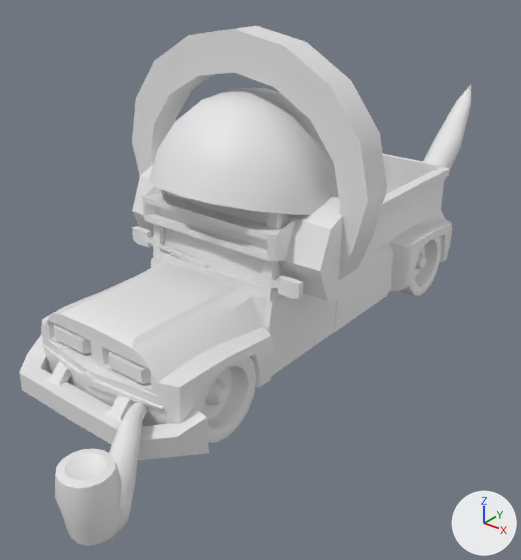
Two versions of the Blender file Documentacao/Modelos/Cenário/Modelos3D/Claudio/Blender/Carro gameCorrigindo.blend, one commit apart.
Rendered twice from a 50 mm camera at (5.22, -3.81, 4.95) aimed at (-0.07, 2.8, 0.85). The lights are fixed; the arrows at lower right show +X, +Y and +Z.

In view in the first picture: 'BoneRadical', 'CabineCarro', 'CachimboDeBolha', 'CapoCarro', 'CarroceriaCarro', 'FoneDeOuvido', 'PortaCarroceria ', 'PortaDir', 'RaboDeLargarto', 'RodaFrenteEsq', 'RodaTraseiraEsq', 'VisorFuturista'.
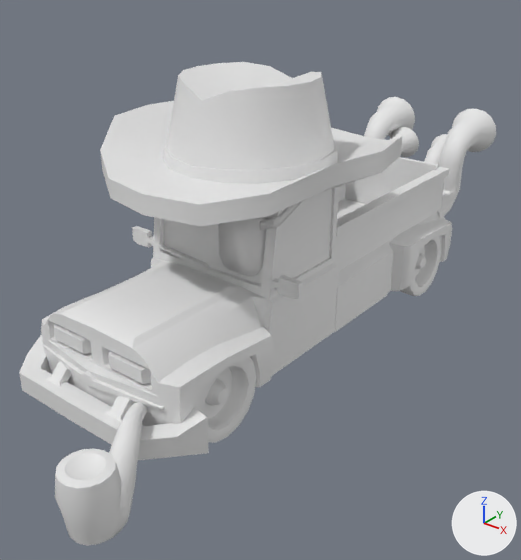
Location of each change, [x1, y1, x2, y2] in pixels of the pictures (521 x 560 px):
'ChapeuDeCowboy', shown: after [100, 62, 402, 226]
'FoneDeOuvido', hidden: before [132, 26, 387, 301]
'BoneRadical', hidden: before [149, 88, 339, 215]
'UltraTurbo', added: after [364, 97, 496, 217]
'VisorFuturista', hidden: before [142, 186, 296, 262]
'TapaOlho', added: after [218, 201, 302, 277]
'RaboDeLargarto', hidden: before [423, 84, 471, 180]

What changed in the scene script:
```text
Change me_sphere:
    where me_sphere.from_pydata(...)  # 210 vertices, 226 faces; spans x -1.91..1.18, y -1.02..2.16, z -0.75..0.87
    used by ob_boneradical; location = (0.02, 2.36, 2.47)
    me_sphere part 1
    226 faces are deleted
    226 new faces join them
Add me_cylinder_017:
    me_cylinder_017.from_pydata(...)  # 1350 vertices, 1344 faces; spans x -1.05..1.1, y -0.14..1.11, z -0.04..1.52
    me_cylinder_017.polygons.foreach_set('use_smooth', [True] * 1344)
Add me_cube_009:
    me_cube_009.from_pydata(...)  # 48 vertices, 42 faces; spans x -0.843..0.482, y -0.114..0.499, z -0.494..0.454
    me_cube_009.polygons.foreach_set('use_smooth', [True] * 42)
Change ob_boneradical:
    add ob_boneradical.hide_set(True)
Change ob_chapeudecowboy:
    remove ob_chapeudecowboy.hide_set(True)
Change ob_fonedeouvido:
    add ob_fonedeouvido.hide_set(True)
Change ob_visorfuturista:
    add ob_visorfuturista.hide_set(True)
Change ob_rabodelargarto:
    add ob_rabodelargarto.hide_set(True)
Add ob_ultraturbo:
    ob_ultraturbo = bpy.data.objects.new('UltraTurbo', me_cylinder_017)
    ob_ultraturbo.location = (0.05, 6.02, 0.92)
Add ob_tapaolho:
    ob_tapaolho = bpy.data.objects.new('TapaOlho', me_cube_009)
    ob_tapaolho.location = (0.47, 1.85, 1.99)
```
